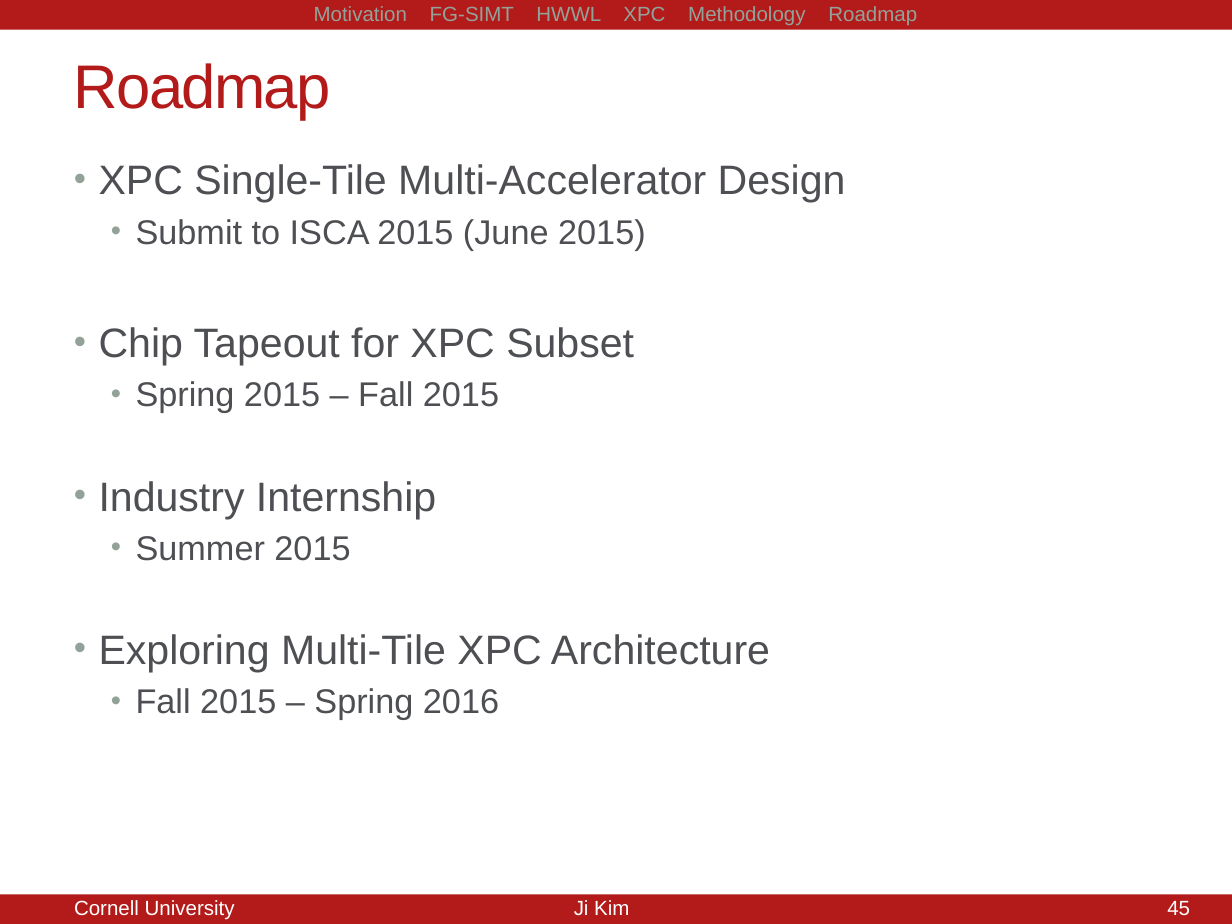
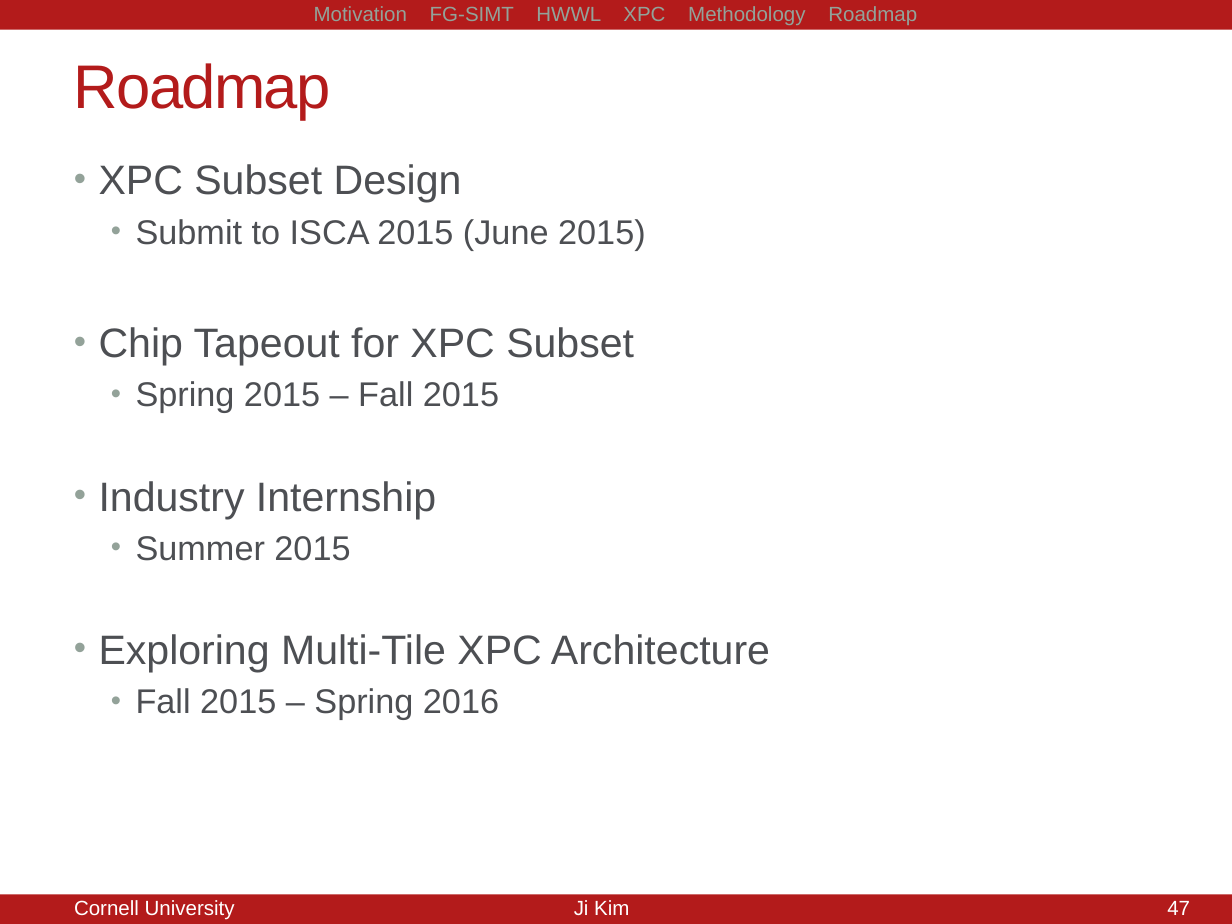
Before and after one commit to jyk46/presentation-csl-aexam, a slide deck: slide 47 of a-exam-10082014.pptx (slide 45 before the commit). Drawn at 1232x924 pixels with LibreOffice and Linux fonts; fonts in the diff are those of the drawing. Boxes give left, top, right and bottom in pixels: in the first picture for what was removed or moved away, otherwise in the second. Text is boxed around its words. In the diff, an @@ line names an element or a change of style, - is before the commit and + after.

```diff
--- a/a-exam-10082014.pptx
+++ b/a-exam-10082014.pptx
@@ text at (99, 164, 462, 203): text changed @@
-• XPC Single-Tile Multi-Accelerator Design
+• XPC Subset Design
@@ page number at (1139, 901, 1190, 915): text changed @@
-45/21
+47/21
@@ page number at (1167, 901, 1190, 915): text changed @@
-45
+47
```
Also in this commit, not shown: 18 other slides changed, 4 slides added, 2 slides removed, 7 other files.
